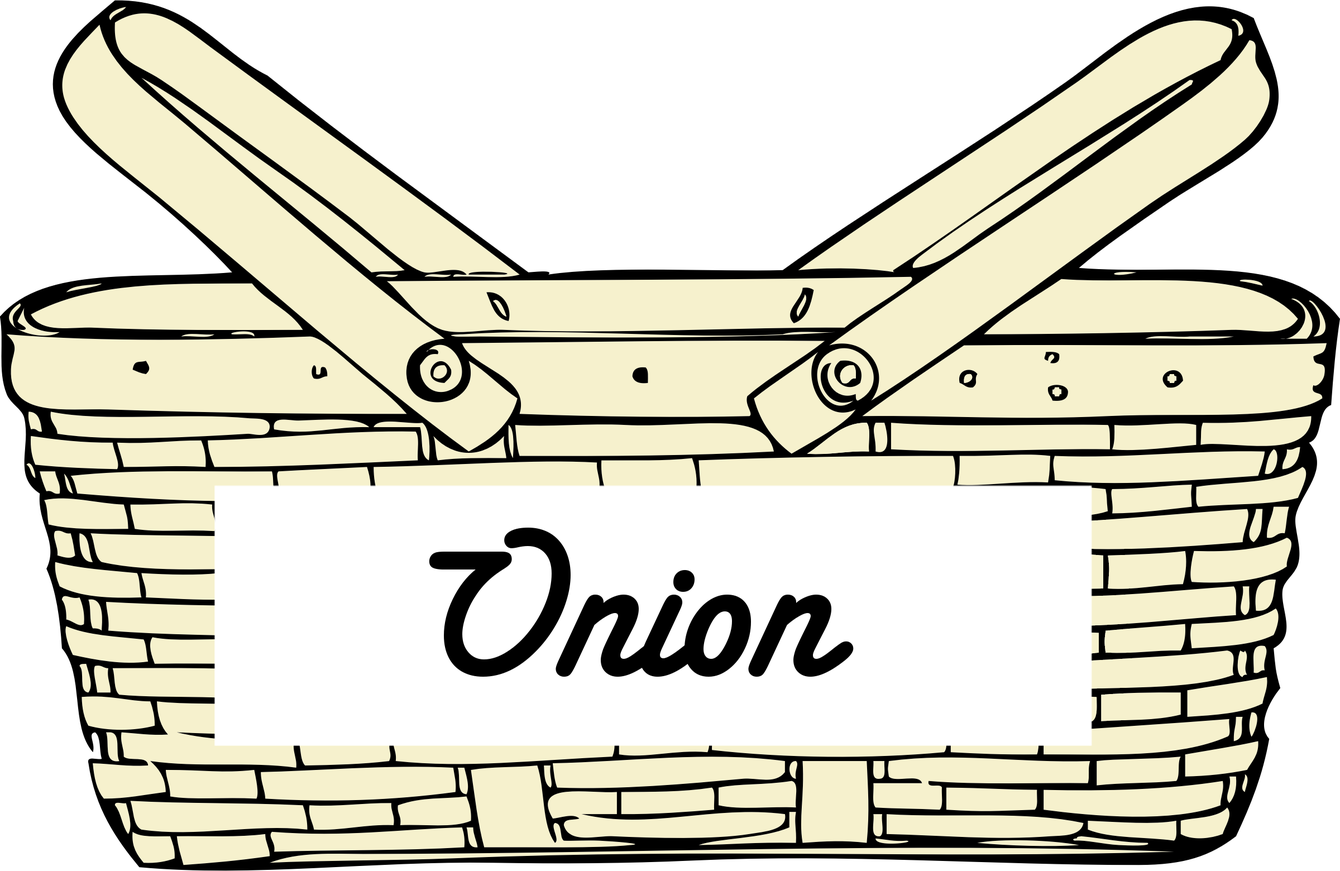
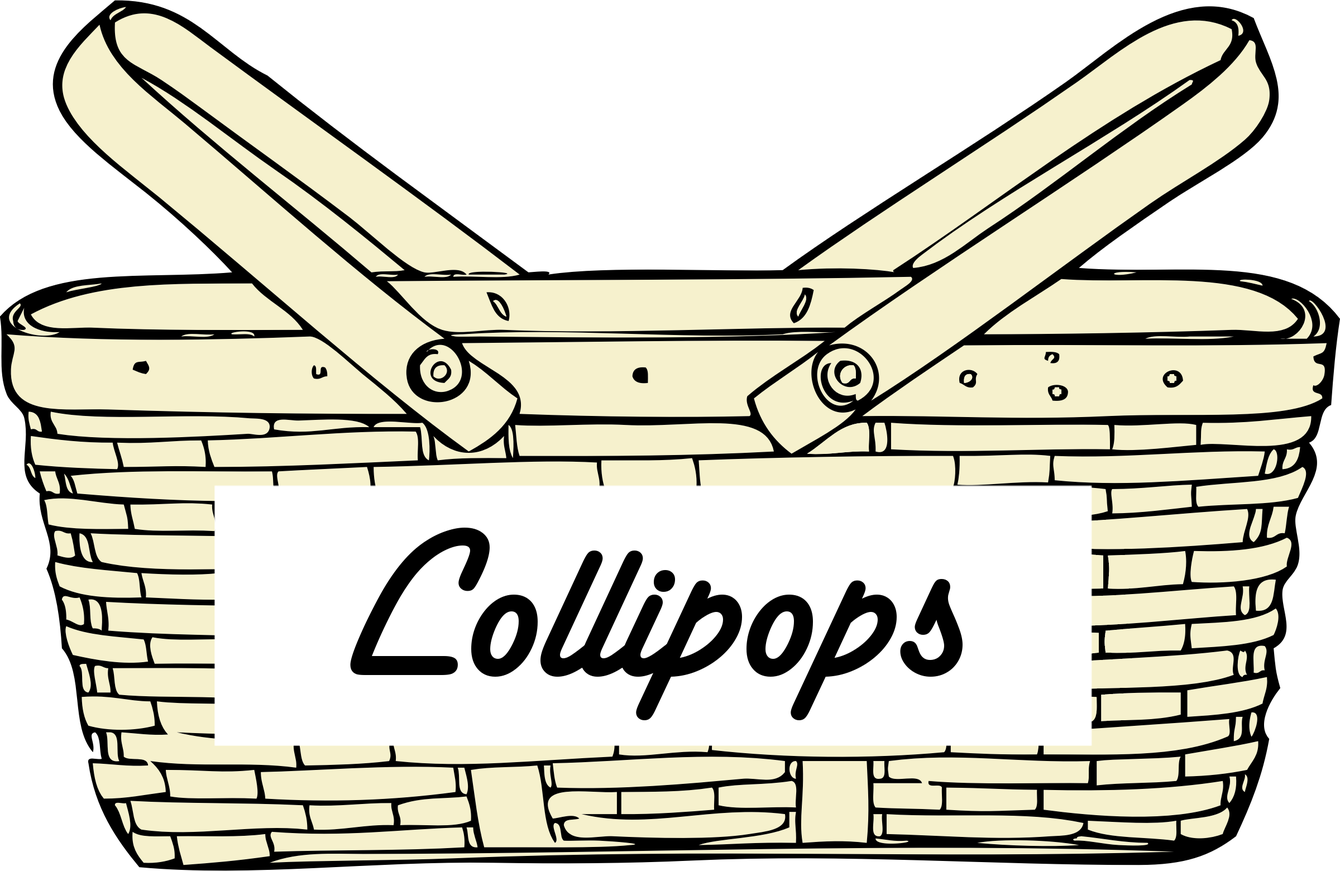
Layers edited between the first and the second 1340px x 871px image:
renamed "Onion" to "Lollipops", painted on it over box(350, 527, 963, 721)
